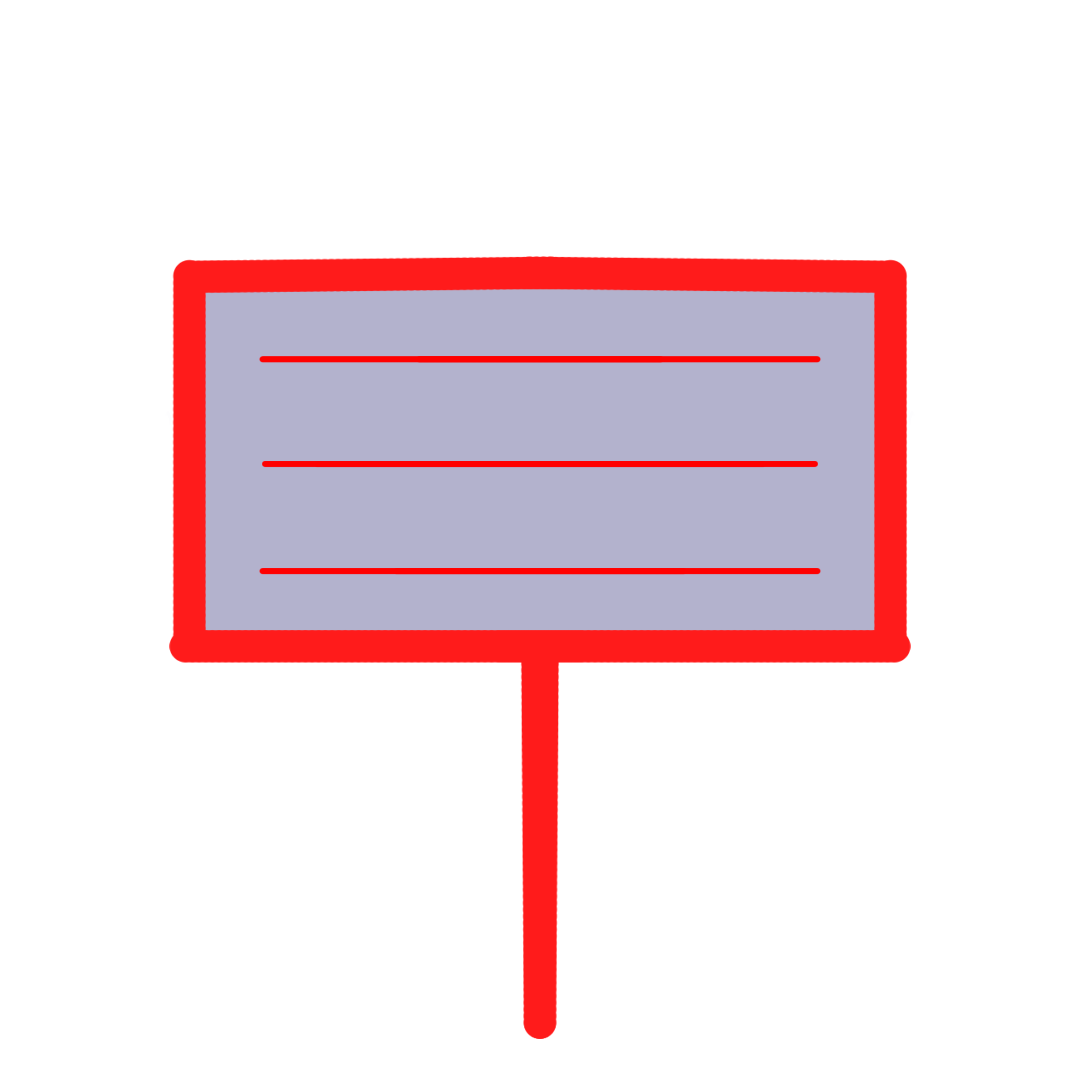
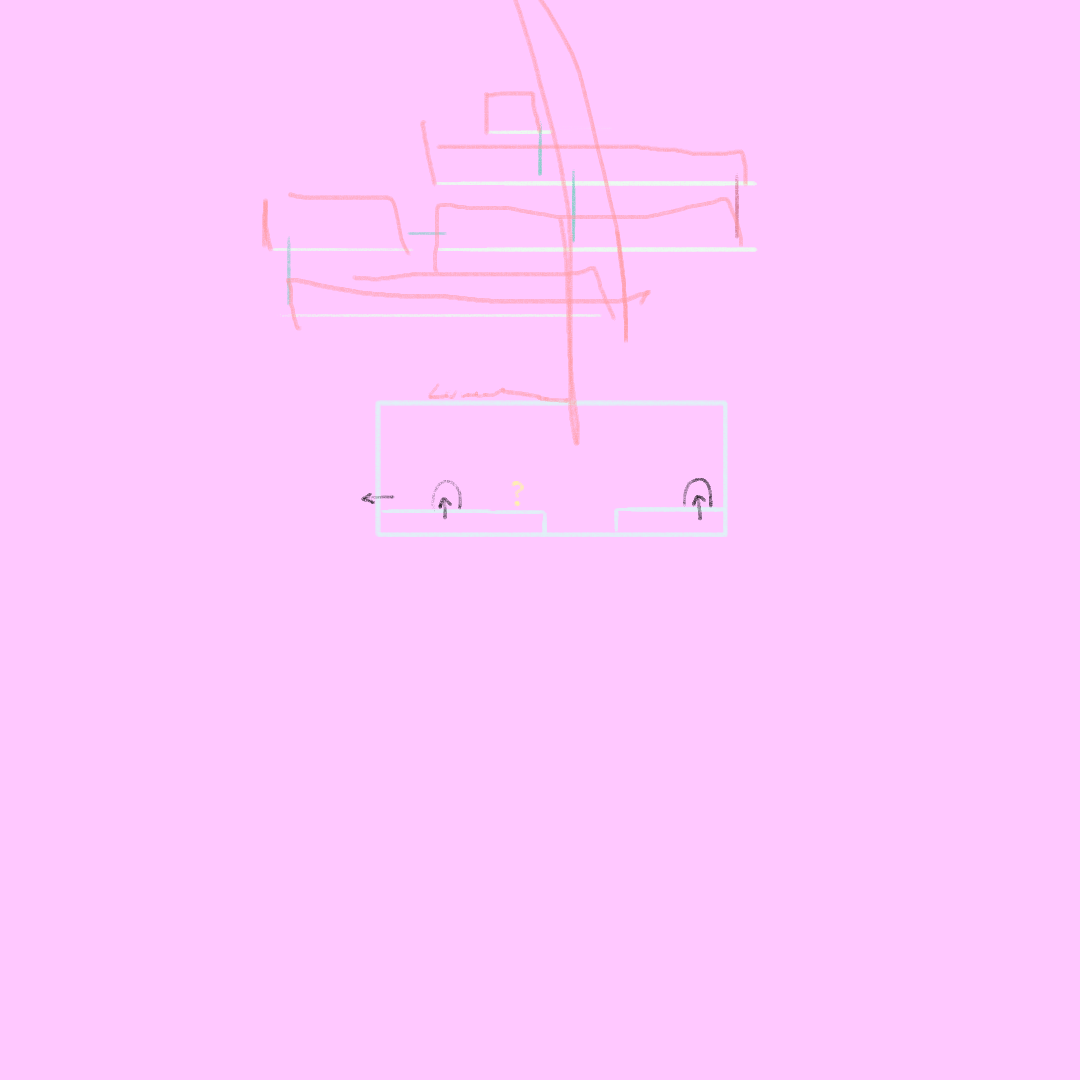
Layer changes from the first 1080px x 1080px image to the second:
hid "Paint Layer 22", painted on it over box(64, 256, 1024, 1080)
added layer "Paint Layer 25" above "Paint Layer 24" over box(256, 0, 768, 576)
added layer "Paint Layer 24" above "Paint Layer 23" over box(256, 64, 768, 320)
hid "Paint Layer 23" over box(128, 256, 960, 704)
